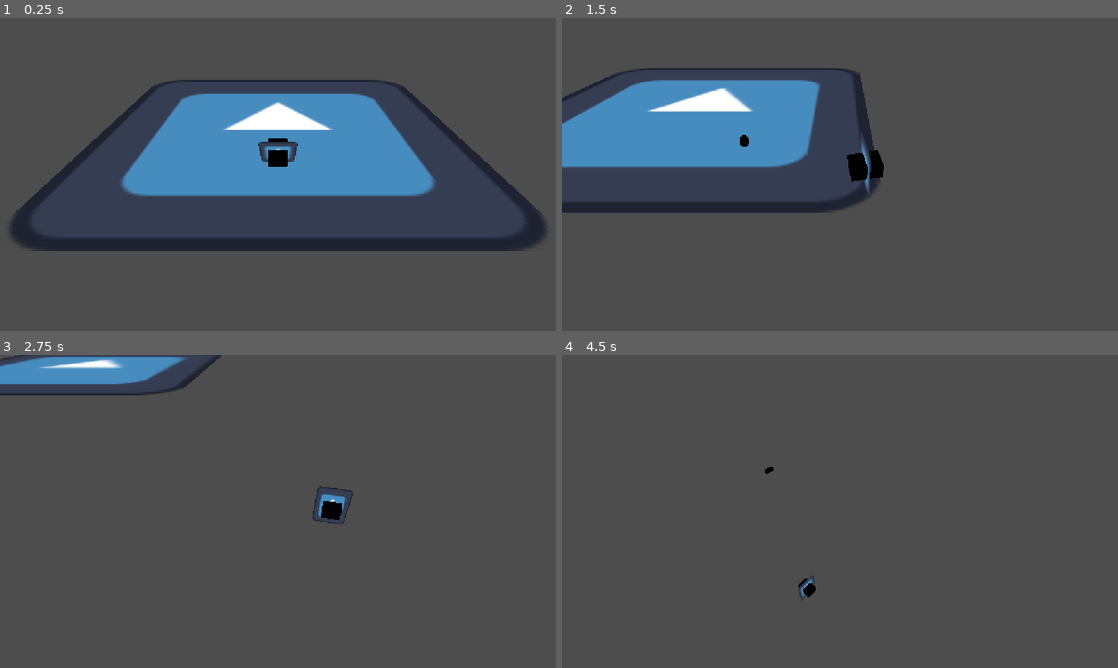
Above: before the commit, frames 1-4 (two rows, left to right).
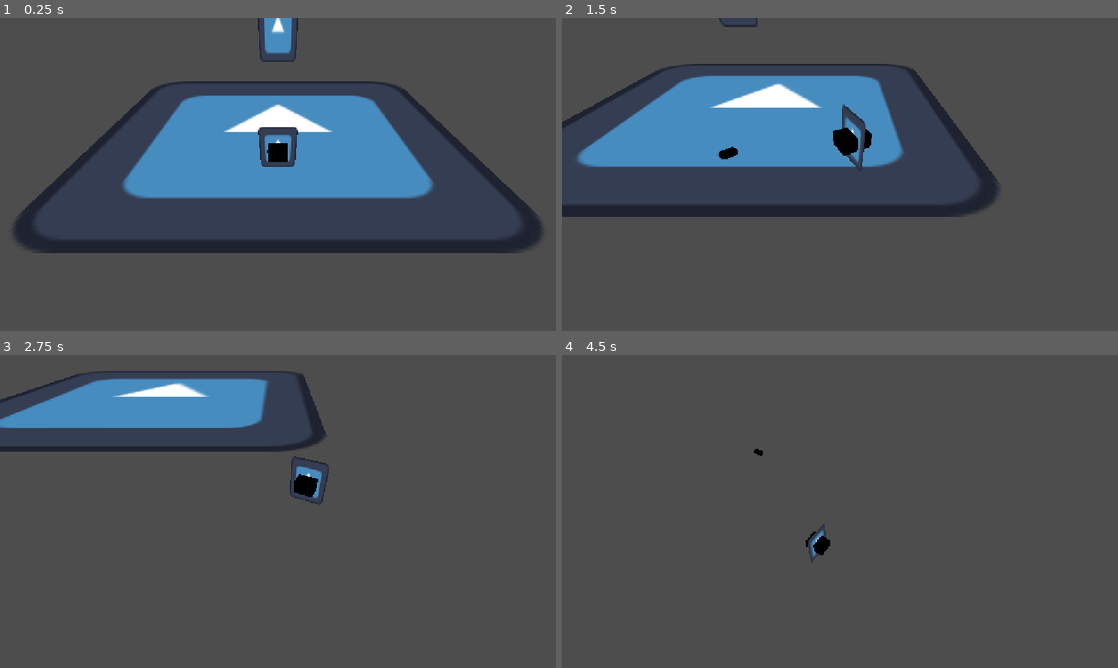
Above: after the commit, the same moments.

Repository: DiegoHernandez31/KDACS
Game: Godot game, scene res://scenes/levels/Debug_Level.tscn
The game is run twice, just before and just after one commit, with the same random seed, the same clock (stepped at 60 frames per second) and the same inputs. The engine's default icon, where the game draws it, is replaced by a stand-in: a white triangle on a blue panel in a dark square.
Inputs (mouse positions are in pixels of both pictures, inside the frame that each line leads up to):
- Up to frame 1 (0.25 s): no input
- Up to frame 2 (1.5 s): tap Enter (ui_accept) at 0.5, 0.77 s; move the mouse to (962, 158) at 0.52 s; hold D (ui_right) 0.53-1.28 s; click (962, 158) at 0.6 s; move the mouse to (728, 190) at 1.27 s; hold S (ui_down) from 1.28 s (still down); click (728, 190) at 1.35 s
- Up to frame 3 (2.75 s): tap Enter (ui_accept) at 1.52 s; move the mouse to (333, 442) at 2.02 s; release S (ui_down) at 2.03 s; hold D (ui_right) from 2.03 s (still down); click (333, 442) at 2.1 s
- Up to frame 4 (4.5 s): move the mouse to (812, 574) at 2.77 s; release D (ui_right) at 2.78 s; hold W (ui_up) 2.78-3.53 s; click (812, 574) at 2.85 s; tap Enter (ui_accept) at 3.02, 3.77 s; move the mouse to (1006, 558) at 3.52 s; hold A (ui_left) from 3.53 s (still down); click (1006, 558) at 3.6 s; move the mouse to (673, 464) at 4.27 s; click (673, 464) at 4.35 s

The runs differ from the first frame. In frame 1, 4.8% of the frame differs, in the area x 1-99%, y 0-76%; in frame 2, 13%, in the area x 0-79%, y 0-64%; in frame 3, 12%; in frame 4, 0.5%.

Commit message:
AddEnemyEntity

Diff:
--- a/project.godot
+++ b/project.godot
@@ -202,6 +202,7 @@
 3d_physics/layer_1="World"
 3d_physics/layer_2="Player"
 3d_physics/layer_3="Bullet"
+3d_physics/layer_4="Enemy"
 
 [physics]
 
--- /dev/null
+++ b/scenes/characters/enemy.tscn
@@ -0,0 +1,16 @@
+[gd_scene format=3 uid="uid://c108b11oonfmc"]
+
+[ext_resource type="Script" uid="uid://bo3bq0eeaw85s" path="res://scripts/components/enemy.gd" id="1_fulqv"]
+[ext_resource type="Texture2D" uid="uid://m5i2oylulh8x" path="res://icon.svg" id="2_f2e6v"]
+
+[sub_resource type="CapsuleShape3D" id="CapsuleShape3D_d33xg"]
+
+[node name="Enemy" type="CharacterBody3D" unique_id=141590176]
+script = ExtResource("1_fulqv")
+
+[node name="CollisionShape3D" type="CollisionShape3D" parent="." unique_id=378649060]
+shape = SubResource("CapsuleShape3D_d33xg")
+
+[node name="Sprite3D" type="Sprite3D" parent="." unique_id=632087859]
+transform = Transform3D(1, 0, 0, 0, 1.48, 0, 0, 0, 1, 0, 0, 0)
+texture = ExtResource("2_f2e6v")
--- a/scenes/levels/Debug_Level.tscn
+++ b/scenes/levels/Debug_Level.tscn
@@ -2,6 +2,7 @@
 
 [ext_resource type="PackedScene" uid="uid://bbef8js0k1xdy" path="res://scenes/characters/Jhon_Pick.tscn" id="1_5nid0"]
 [ext_resource type="Texture2D" uid="uid://m5i2oylulh8x" path="res://icon.svg" id="1_x5ymp"]
+[ext_resource type="PackedScene" uid="uid://c108b11oonfmc" path="res://scenes/characters/enemy.tscn" id="2_d33xg"]
 [ext_resource type="Script" uid="uid://b1rr3fuefppff" path="res://scripts/components/cameraPlayer.gd" id="3_ckyui"]
 
 [sub_resource type="BoxShape3D" id="BoxShape3D_5nid0"]
@@ -11,6 +12,9 @@
 
 [node name="CharacterBody3D" parent="." unique_id=2133185571 instance=ExtResource("1_5nid0")]
 transform = Transform3D(1, 0, 0, 0, 1, 0, 0, 0, 1, 0, 1.7054877, 0)
+
+[node name="Enemy" parent="." unique_id=141590176 instance=ExtResource("2_d33xg")]
+transform = Transform3D(1, 0, 0, 0, 1, 0, 0, 0, 1, 0, 4.052291, -3.1639633)
 
 [node name="StaticBody3D" type="StaticBody3D" parent="." unique_id=48323474]
 
--- a/scenes/misc/bullet.tscn
+++ b/scenes/misc/bullet.tscn
@@ -20,5 +20,5 @@
 shape = SubResource("CapsuleShape3D_7rpi8")
 
 [node name="MeshInstance3D" type="MeshInstance3D" parent="." unique_id=868590351]
-transform = Transform3D(-1.6828885e-08, -0.385, 0, 0.385, -1.6828885e-08, 0, 0, 0, 0.385, 0, -0.0037597679, 0)
+transform = Transform3D(-2.0068242e-16, -4.591079e-09, 0.385, 0.385, -1.6828885e-08, 0, 1.6828885e-08, 0.385, 4.591079e-09, 0, -0.0037597679, 0)
 mesh = SubResource("CapsuleMesh_ptpx7")
--- a/scripts/components/bullet.gd
+++ b/scripts/components/bullet.gd
@@ -14,6 +14,8 @@
 	# La bala avanza hacia adelante en base a su propia rotación (-Z local)
 	global_position += -global_transform.basis.z * speed * delta
 
-func _on_body_entered(_body):
-	# Aquí a futuro pondremos: if body.has_method("take_damage")...
+func _on_body_entered(collider):
+	# Ejemplo dentro de tu lógica de disparo o proyectil:
+	if collider.has_method("take_damage"):
+		collider.take_damage(25)
 	queue_free() # Destruye la bala al chocar
--- /dev/null
+++ b/scripts/components/enemy.gd
@@ -0,0 +1,12 @@
+extends CharacterBody3D
+
+@onready var sprite = $Sprite3D
+
+const SPEED = 5.0
+
+var gravity = ProjectSettings.get_setting("physics/3d/default_gravity")
+
+func _physics_process(delta):
+	# Aplicar gravedad
+	if not is_on_floor():
+		velocity.y -= gravity * delta
--- a/scripts/components/player.gd
+++ b/scripts/components/player.gd
@@ -1,13 +1,12 @@
 extends CharacterBody3D
 
 @onready var camera = get_viewport().get_camera_3d()
-@onready var sprite = $Sprite3D # Asegúrate de que el nombre coincida con tu nodo
+@onready var sprite = $Sprite3D
 @onready var aim_pivot = $AimPivot
 
 const SPEED = 5.0
 const JUMP_VELOCITY = 4.5
 
-# Obtiene la gravedad global del proyecto
 var gravity = ProjectSettings.get_setting("physics/3d/default_gravity")
 
 func _physics_process(delta):
@@ -19,7 +18,7 @@
 	if Input.is_action_just_pressed("ui_accept") and is_on_floor():
 		velocity.y = JUMP_VELOCITY
 
-	# Obtener dirección del input y normalizar a 3D (Z es adelante/atrás)
+	# Obtener dirección del input y normalizar a 3D
 	var input_dir = Input.get_vector("ui_left", "ui_right", "ui_up", "ui_down")
 	var direction = (transform.basis * Vector3(input_dir.x, 0, input_dir.y)).normalized()
 
@@ -30,50 +29,39 @@
 		velocity.x = move_toward(velocity.x, 0, SPEED)
 		velocity.z = move_toward(velocity.z, 0, SPEED)
 
-	move_and_slide()
-
-	# Llamamos a la función de apuntado
+	# Llamamos a la función de apuntado antes de mover
 	_aim_at_mouse()
 
+	# Llamar move_and_slide() solo una vez al final
 	move_and_slide()
 
 func _aim_at_mouse():
-	# 1. Obtener la posición 2D del mouse en la pantalla
 	var mouse_pos = get_viewport().get_mouse_position()
-
-	# 2. Proyectar un rayo 3D desde la cámara
 	var ray_origin = camera.project_ray_origin(mouse_pos)
 	var ray_direction = camera.project_ray_normal(mouse_pos)
 
-	# 3. Crear un plano imaginario a la altura exacta del jugador (Eje Y)
 	var floor_plane = Plane(Vector3.UP, global_position.y)
-
-	# 4. Encontrar el punto 3D exacto donde el rayo choca con el plano
 	var intersection = floor_plane.intersects_ray(ray_origin, ray_direction)
 
 	if intersection != null:
-		var look_target = Vector3(intersection.x, global_position.y, intersection.z)
+		# Usamos aim_pivot.global_position.y en lugar de global_position.y para el target
+		# Esto asegura que el pivot siempre mire en un plano perfectamente horizontal (solo rota en el eje Y)
+		var look_target = Vector3(intersection.x, aim_pivot.global_position.y, intersection.z)
 
-		# Evitar errores si el mouse está exactamente encima del centro del jugador
-		if not global_position.is_equal_approx(look_target):
-			# Rotar el CharacterBody3D para que mire al target
+		# Validamos respecto a la posición del pivot, no del root
+		if not aim_pivot.global_position.is_equal_approx(look_target):
 			aim_pivot.look_at(look_target, Vector3.UP)
 			sprite.look_at(look_target, Vector3.UP)
 
-			# EXTRA: Como estás usando un Sprite3D con Billboard, el sprite siempre mirará
-			# a la cámara. Para dar feedback visual, podemos voltear el sprite (flip_h)
-			# si el mouse está a la izquierda o derecha.
+			# NOTA: Eliminamos sprite.look_at(). Si usas Billboard, esto causa "backflips".
+			# El código flip_h a continuación es suficiente para que el personaje "mire" izquierda/derecha.
 			if intersection.x < global_position.x:
 				sprite.flip_h = true  # Mira a la izquierda
 			else:
 				sprite.flip_h = false # Mira a la derecha
 
-# (Añade esto dentro de tu script del CharacterBody3D, por ejemplo, debajo de _aim_at_mouse())
-
 func _unhandled_input(_event):
-	# Si presionamos el clic izquierdo...
 	if Input.is_action_just_pressed("shoot"):
-		# Verificamos si el AimPivot tiene el arma equipada (por ahora sí)
 		if aim_pivot.has_node("Weapon"):
 			var weapon = aim_pivot.get_node("Weapon")
 			weapon.shoot()
Not shown, added: scripts/components/enemy.gd.uid
